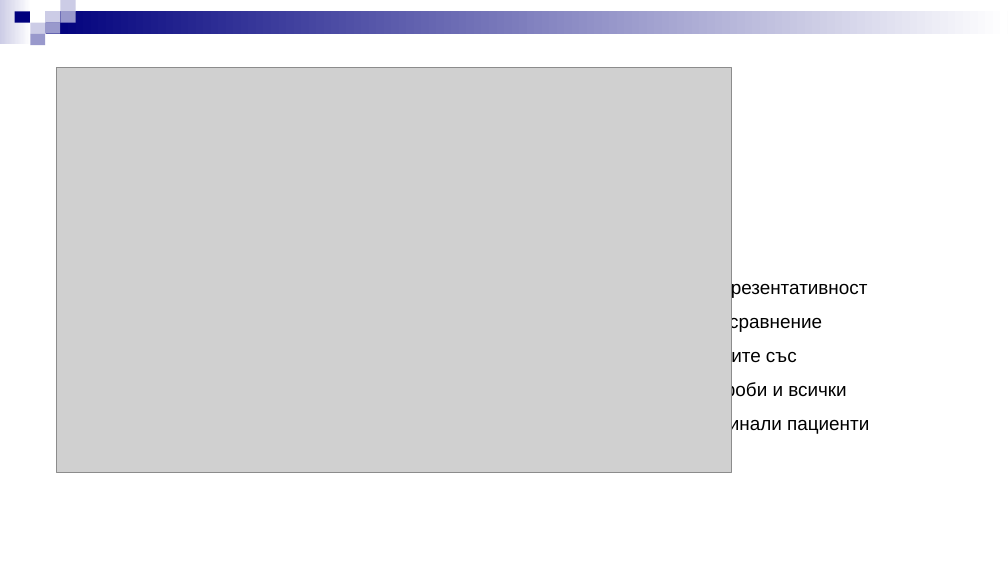
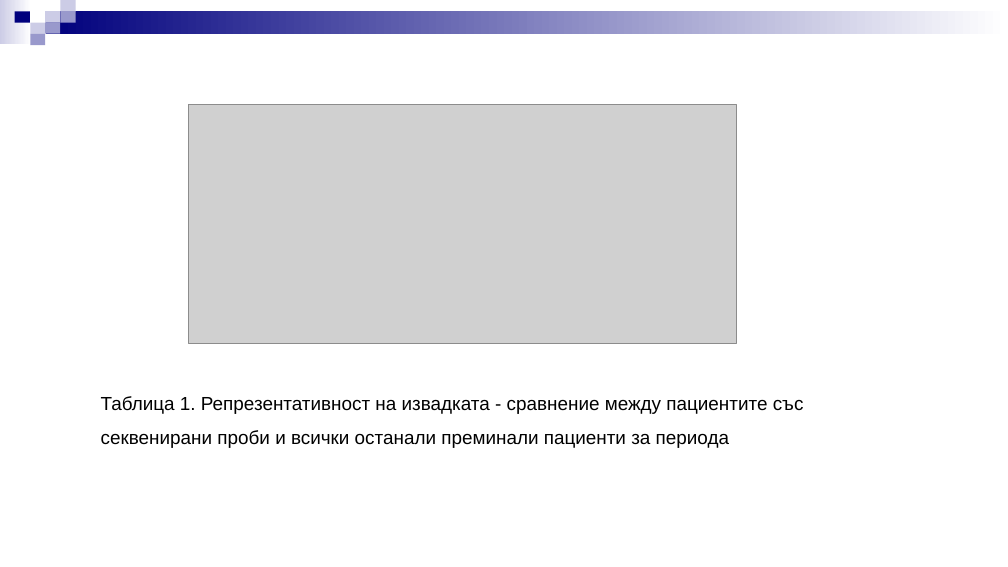
Before and after one commit to kostadinoff/2022-09-15_atanasova_bam, a slide deck: slide 7 of docs/ОМИКРОН-успокоение или предизвикателство-БАМ 2022.ppt. Drawn at 1008x567 pixels with LibreOffice and Linux fonts; fonts in the diff are those of the drawing; grey boxes stand for pictures. Boxes give left, top, right and bottom in pixels: in the first picture for what was removed or moved away, otherwise in the second. Text is boxed around its words. In the diff, an @@ line names an element or a change of style, - is before the commit and + after.

```diff
--- a/docs/ОМИКРОН-успокоение или предизвикателство-БАМ 2022.ppt
+++ b/docs/ОМИКРОН-успокоение или предизвикателство-БАМ 2022.ppt
@@ picture: place and size @@
-picture at (57, 67, 731, 472)
+picture at (189, 105, 736, 343)
@@ text "Таблица 1. Репрезентативност на извадката ..." rewrapped from (660, 280, 869, 435) to (101, 396, 804, 448) @@
```
Also in this commit, not shown: 18 other slides changed, 3 slides added, 2 slides removed, 5 other files.
